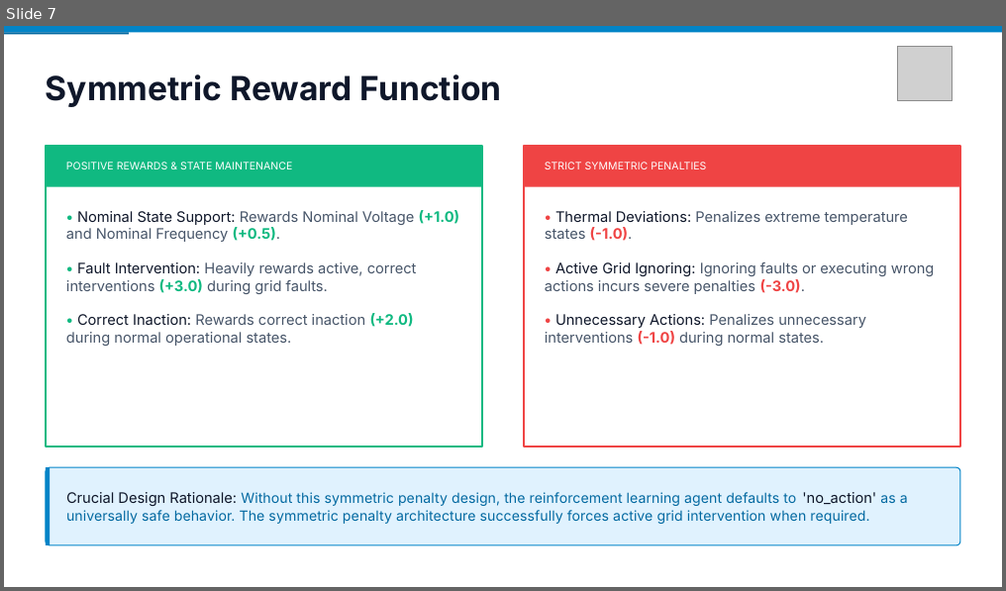
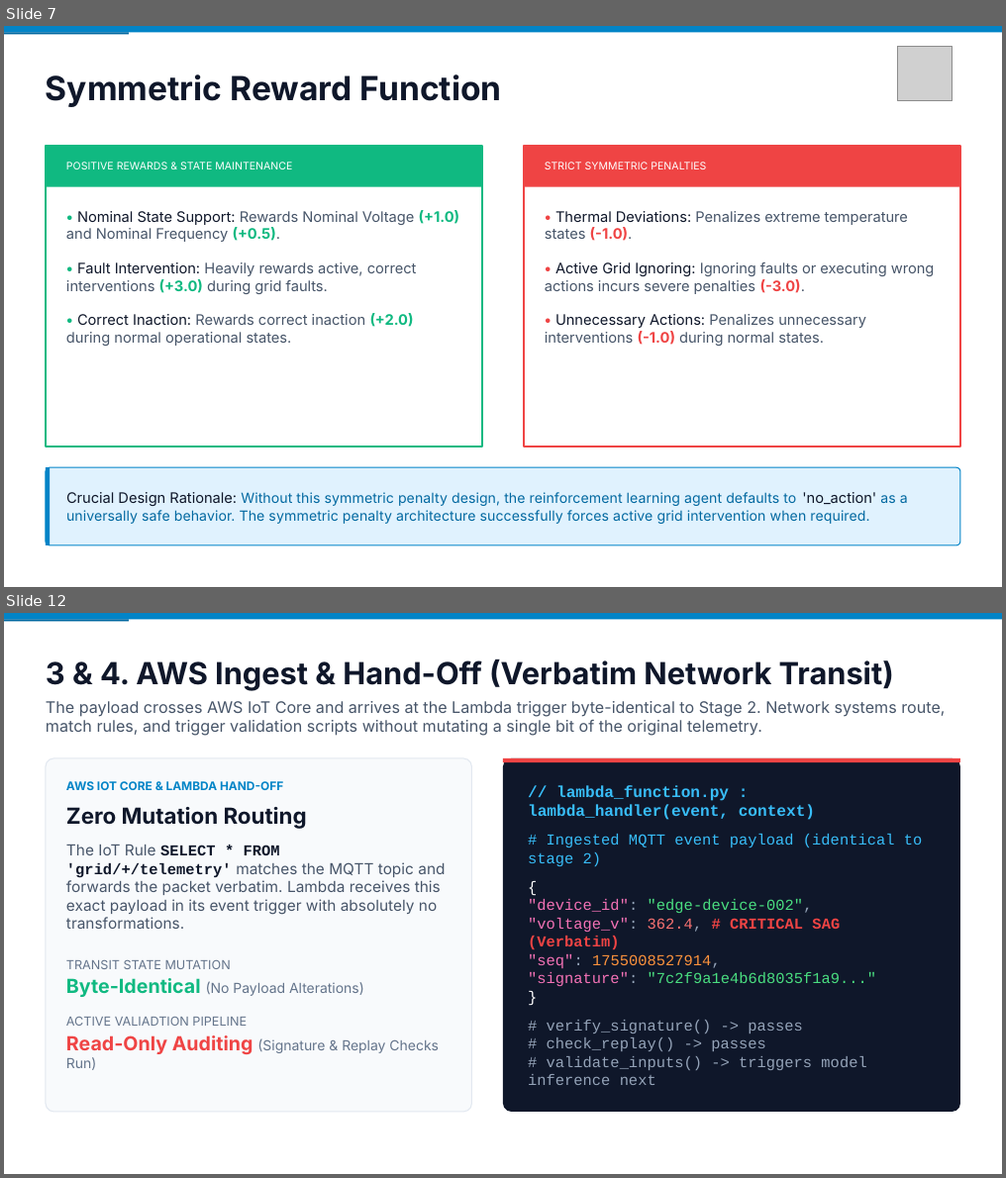
Before and after one commit to hrshimpi/power-grid-iot-RL-pipeline, a slide deck: docs/Grid-RL Presentation.pptx. Shown one above the other, each under a label of ours: slide 7 before the commit, slides 7 and 12 after it; the slides between them are not shown. The pictures are 1006x591 and 1006x1178 pixels, drawn with LibreOffice and Linux fonts; fonts in the diff are those of the drawing; grey boxes stand for pictures. Boxes give left, top, right and bottom in pixels: in the first picture for what was removed or moved away, otherwise in the second. Text is boxed around its words. In the diff, an @@ line names an element or a change of style, - is before the commit and + after.

Commit message:
docs: update presentation deck
Expanded from 13 to 24 slides: deeper architecture/security detail,
the full stage-by-stage data journey, attack simulation, and the
fault-detection chart.

```diff
--- a/docs/Grid-RL Presentation.pptx
+++ b/docs/Grid-RL Presentation.pptx
@@ slide 12 added at (4, 613, 1002, 1174), background #FFFFFF @@
@@ rectangle added at (4, 613, 1002, 619), fill #0284C7 @@
@@ rectangle added at (4, 619, 129, 621), fill #0369A1 @@
@@ text added at (46, 659, 944, 736), 11.5 pt, text #475569 @@
+3 & 4. AWS Ingest & Hand-Off (Verbatim Network Transit)
+The payload crosses AWS IoT Core and arrives at the Lambda trigger byte-identical to Stage 2. Network systems route, match rules, and trigger validation scripts without mutating a single bit of the original telemetry.
@@ rounded rectangle added at (46, 759, 472, 1112), fill #F8FAFC, outline #E2E8F0 0.75 pt @@
@@ rounded rectangle added at (503, 759, 960, 1112), fill #0F172A @@
@@ rectangle added at (503, 759, 960, 762), fill #EF4444 @@
@@ text added at (66, 781, 445, 1070), 11 pt, text #475569 @@
+AWS IOT CORE & LAMBDA HAND-OFF
+Zero Mutation Routing
+The IoT Rule SELECT * FROM 'grid/+/telemetry' matches the MQTT topic and forwards the packet verbatim. Lambda receives this exact payload in its event trigger with absolutely no transformations.
+TRANSIT STATE MUTATION
+Byte-Identical (No Payload Alterations)
+ACTIVE VALIADTION PIPELINE
+Read-Only Auditing (Signature & Replay Checks Run)
@@ text added at (528, 785, 923, 1085), 11 pt, text #94A3B8 @@
+// lambda_function.py : lambda_handler(event, context)
+# Ingested MQTT event payload (identical to stage 2)
+{
+"device_id": "edge-device-002",
+"voltage_v": 362.4, # CRITICAL SAG (Verbatim)
+"seq": 1755008527914,
+"signature": "7c2f9a1e4b6d8035f1a9..."
+}
+# verify_signature() -> passes
+# check_replay() -> passes
+# validate_inputs() -> triggers model inference next
```
Also in this commit, not shown: 5 slides changed, 10 other slides added.
